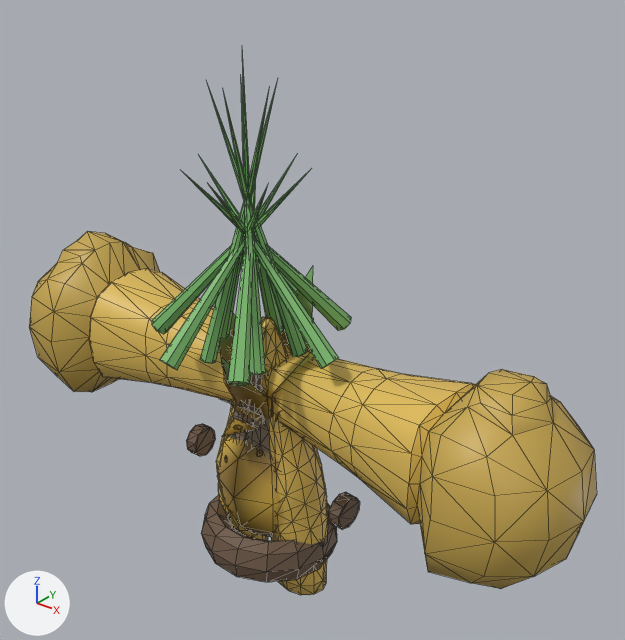
A saved change to the glTF model orchard/assets/models/real/pineapple.glb.
Rendered twice from a 50 mm lens placed at (1.443, -1.585, 1.971), pointed at (0.104, 0.089, 0.933). Lighting does not change. The marker at lower left points along +X, +Y and +Z. The picture after the commit comes second. Mesh edges are drawn as thin lines. Where no turn or scale is listed for an object, it has been applied to the vertices. Vertices at exactly the same position are counted once.

Names of what the first picture shows: 'Arm_L', 'Arm_R', 'Body', 'Cylinder', 'Cylinder.001', 'FruitBody', 'Torus'.
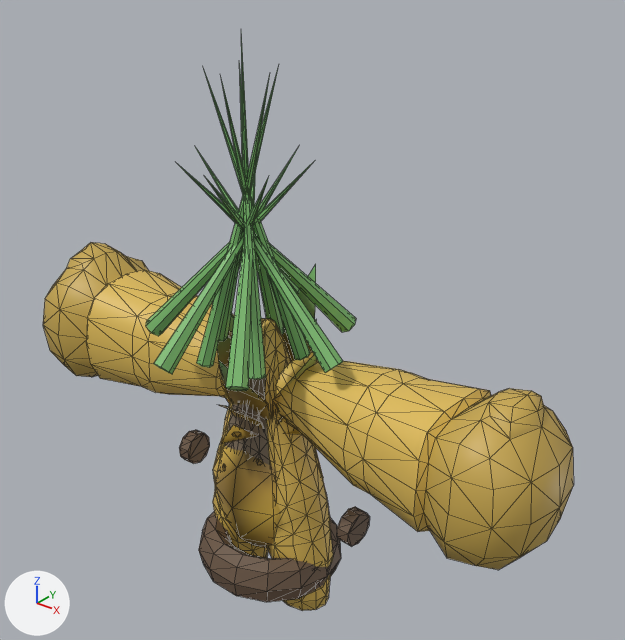
Where the newer file only moved an object's origin or applied its transform, the numbers keep the older frame.

Where the change shows, as pixel boxes [x1, y1, x2, y2] in the pictures (625 x 640 px):
'Arm_L', reshaped, moved, rescaled (11% narrower, 11% shorter): before [262, 344, 597, 589]; after [276, 352, 573, 570]
'FruitBody', moved, rescaled: before [152, 49, 351, 537]; after [146, 37, 356, 548]
'Arm_R', reshaped, moved, rescaled: before [29, 231, 286, 402]; after [43, 242, 235, 398]
'Body', moved, rescaled (7% wider): before [216, 317, 328, 595]; after [213, 318, 333, 610]
'Torus', moved, rescaled: before [201, 495, 337, 582]; after [199, 512, 341, 602]
'Cylinder', reshaped (8% taller): before [328, 492, 360, 529]; after [337, 507, 370, 547]
'Cylinder.001', reshaped (6% taller): before [186, 424, 216, 456]; after [179, 430, 210, 464]

The change in detail:
me_cubeziercurve_004 is used by ob_arm_l; location (0.0, 0.0, 0.053); scale (0.495, 0.495, 0.495).
me_cubeziercurve_004 had 147 vertices, 276 faces and spanned x -0.01..1.92, y -0.45..0.51, z 0.88..1.93.
me_cubeziercurve_004 now has 147 vertices, 276 faces and spans x 0.15..1.7, y -0.34..0.42, z 1.01..1.86.
me_cubeziercurve_004 part 1: 147 of 147 vertices moved; they spanned x -0.01..1.92, y -0.45..0.51, z 0.88..1.93 and now span x 0.15..1.7, y -0.34..0.42, z 1.01..1.86; mean shift (0.01, 0.01, 0.01).
me_cubeziercurve_000 is used by ob_arm_r; location (0.0, 0.0, 0.053); scale (0.495, 0.495, 0.495).
me_cubeziercurve_000 had 147 vertices, 276 faces and spanned x -1.92..0.01, y -0.45..0.51, z 0.88..1.93.
me_cubeziercurve_000 now has 147 vertices, 276 faces and spans x -1.7..-0.15, y -0.34..0.42, z 1.01..1.86.
me_cubeziercurve_000 part 2: 147 of 147 vertices moved; they spanned x -1.92..0.01, y -0.45..0.51, z 0.88..1.93 and now span x -1.7..-0.15, y -0.34..0.42, z 1.01..1.86; mean shift (-0.01, 0.01, 0.01).
me_cylinder is used by ob_cylinder; location (0.0, 0.0, 0.053).
me_cylinder had 20 vertices, 36 faces and spanned x 0.264..0.3043, y -0.0408..0.0532, z 0.3202..0.4188.
me_cylinder now has 20 vertices, 36 faces and spans x 0.2956..0.3381, y -0.0427..0.0566, z 0.2777..0.3818.
me_cylinder part 3: 20 of 20 vertices moved; they spanned x 0.264..0.3043, y -0.0408..0.0532, z 0.3202..0.4188 and now span x 0.2956..0.3381, y -0.0427..0.0566, z 0.2777..0.3818; mean shift (0.0327, 0.0007, -0.0397).
me_cylinder_001 is used by ob_cylinder_001; location (0.0, 0.0, 0.053).
me_cylinder_001 had 20 vertices, 36 faces and spanned x -0.3043..-0.264, y -0.0408..0.0532, z 0.3202..0.4188.
me_cylinder_001 now has 20 vertices, 36 faces and spans x -0.3381..-0.2956, y -0.0427..0.0566, z 0.2777..0.3818.
me_cylinder_001 part 4: 20 of 20 vertices moved; they spanned x -0.3043..-0.264, y -0.0408..0.0532, z 0.3202..0.4188 and now span x -0.3381..-0.2956, y -0.0427..0.0566, z 0.2777..0.3818; mean shift (-0.0327, 0.0007, -0.0397).
me_torus is used by ob_torus; location (0.0, 0.0, 0.053).
me_torus had 112 vertices, 224 faces and spanned x -0.214..0.214, y -0.199..0.215, z 0.076..0.246.
me_torus now has 112 vertices, 224 faces and spans x -0.226..0.226, y -0.21..0.228, z 0.008..0.187.
me_torus part 5: the whole mesh is scaled about its middle by 1.06, then moved by (0.0, 0.001, -0.064).
Object 'Arm_L' (ob_arm_l) moves from (0.0, 0.0, 0.053) to (0.0, 0.0, 0.0).
Object 'Arm_L' (ob_arm_l) is rescaled from (0.495, 0.495, 0.495) to (0.522, 0.522, 0.522).
Object 'Arm_R' (ob_arm_r) moves from (0.0, 0.0, 0.053) to (0.0, 0.0, 0.0).
Object 'Arm_R' (ob_arm_r) is rescaled from (0.495, 0.495, 0.495) to (0.522, 0.522, 0.522).
Object 'Body' (ob_body) moves from (0.0, 0.0, 0.053) to (0.0, 0.0, 0.0).
Object 'Body' (ob_body) is rescaled from (0.495, 0.495, 0.495) to (0.522, 0.522, 0.522).
Object 'FruitBody' (ob_fruitbody) moves from (0.0, 0.0, 0.053) to (0.0, 0.0, 0.0).
Object 'FruitBody' (ob_fruitbody) is rescaled from (0.495, 0.495, 0.495) to (0.522, 0.522, 0.522).
